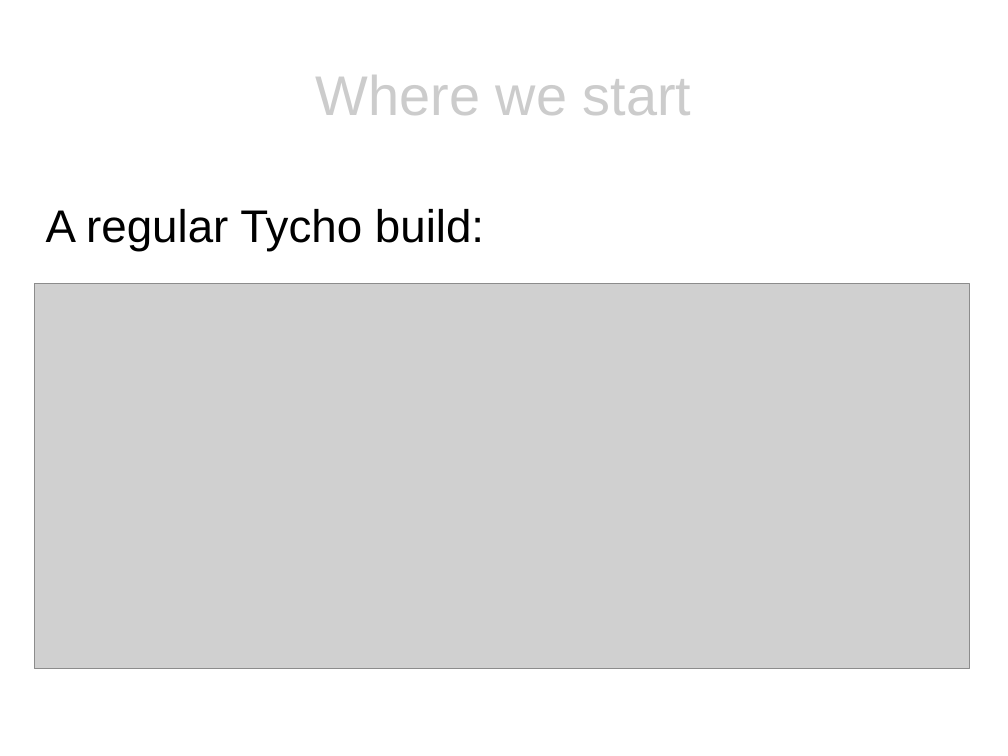
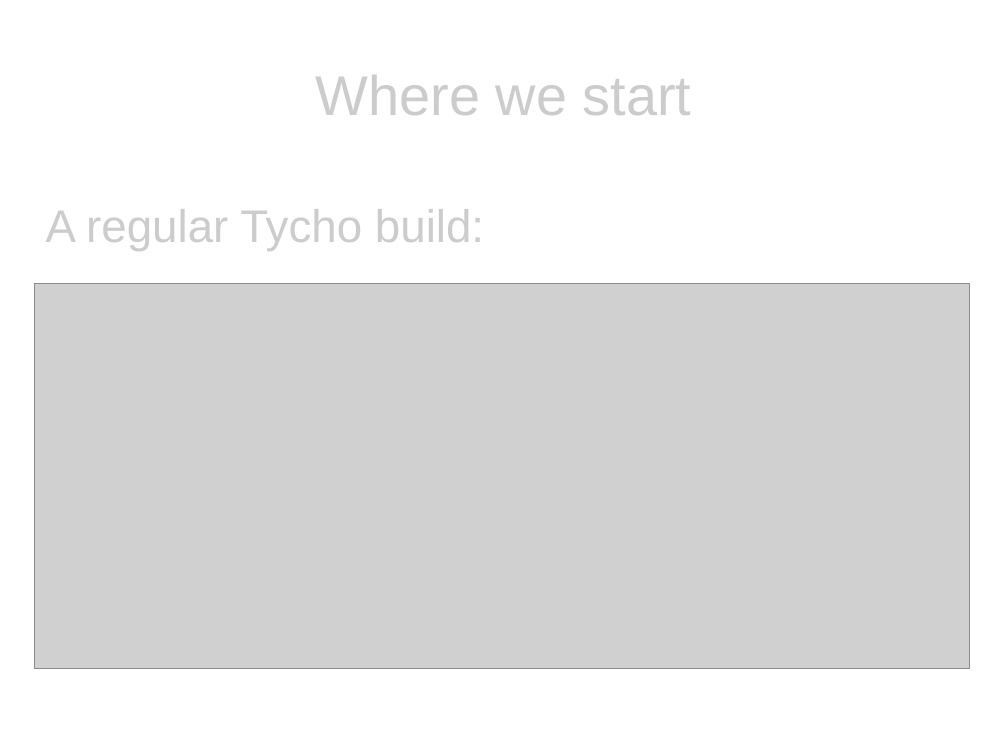
Before and after one commit to eclipse/recommenders, a slide deck: slide 3 of presentation/presentation.odp. Drawn at 1008x756 pixels with LibreOffice and Linux fonts; fonts in the diff are those of the drawing; grey boxes stand for pictures. Boxes give left, top, right and bottom in pixels: in the first picture for what was removed or moved away, otherwise in the second. Text is boxed around its words. In the diff, an @@ line names an element or a change of style, - is before the commit and + after.

Commit message:
Presentation WIP

```diff
--- a/presentation/presentation.odp
+++ b/presentation/presentation.odp
@@ text "A regular Tycho build:" at [46, 209, 484, 251]: text colour #000000 to #CCCCCC @@
```
Also in this commit, not shown: 2 other slides changed, 2 slides added, 1 slide removed.
